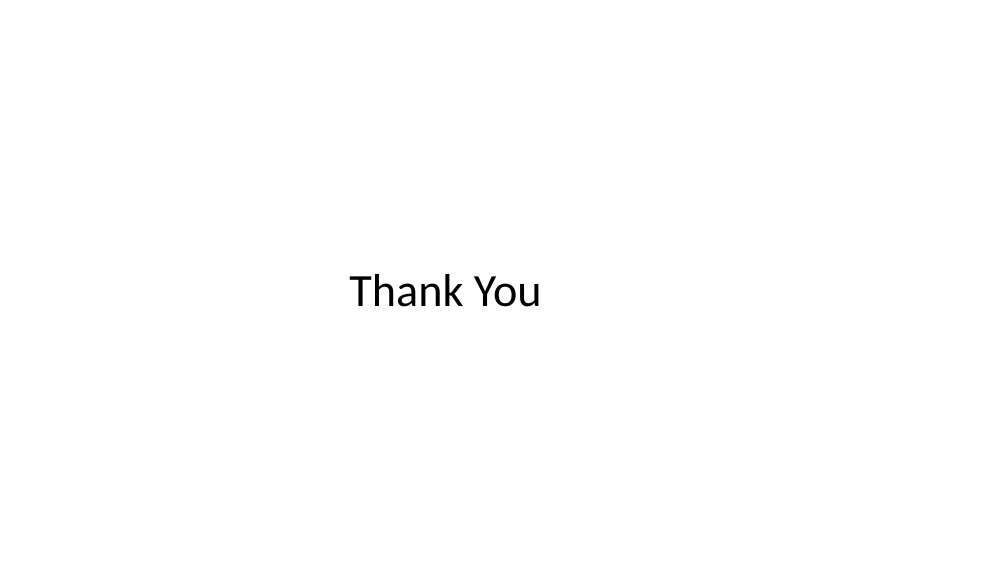
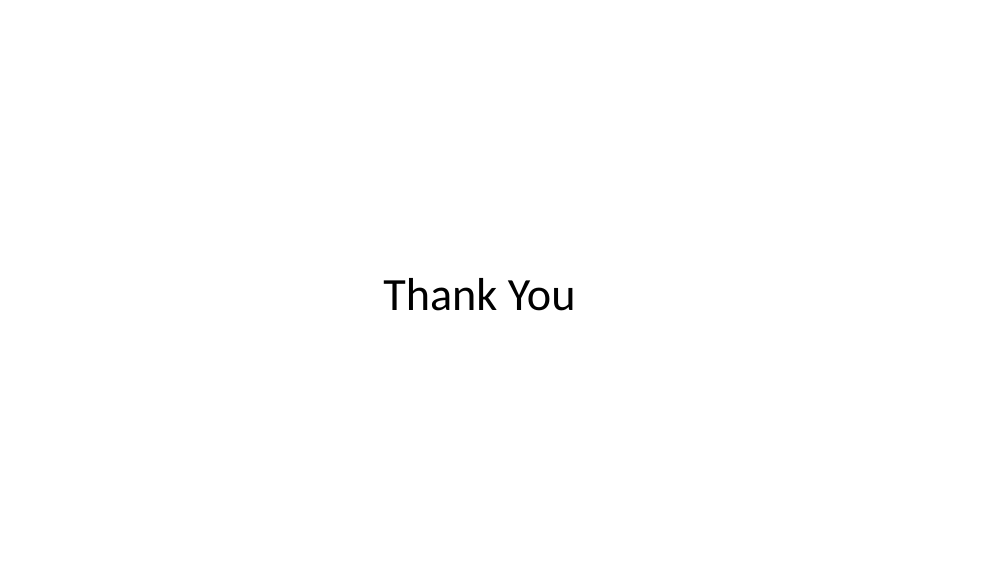
Before and after one commit to cwinsor/django_103_plasticc_and_ux, a slide deck: slide 19 of presentation.pptx (slide 10 before the commit). Drawn at 1008x567 pixels with LibreOffice and Linux fonts; fonts in the diff are those of the drawing. Boxes give left, top, right and bottom in pixels: in the first picture for what was removed or moved away, otherwise in the second. Text is boxed around its words. In the diff, an @@ line names an element or a change of style, - is before the commit and + after.

```diff
--- a/presentation.pptx
+++ b/presentation.pptx
@@ title "Thank You" at <box>383,278,576,311</box>: alignment left to centre @@
```
Also in this commit, not shown: 2 other slides changed, 9 slides added, 2 slides removed, 5 other files.
